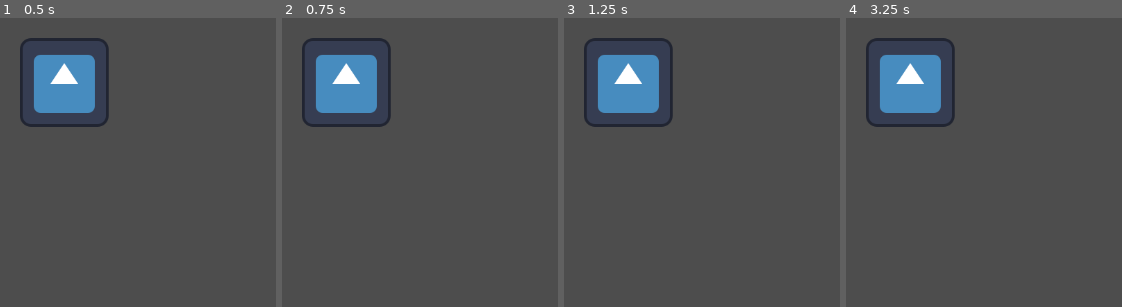
Above: before the commit, frames 1-4 (left to right).
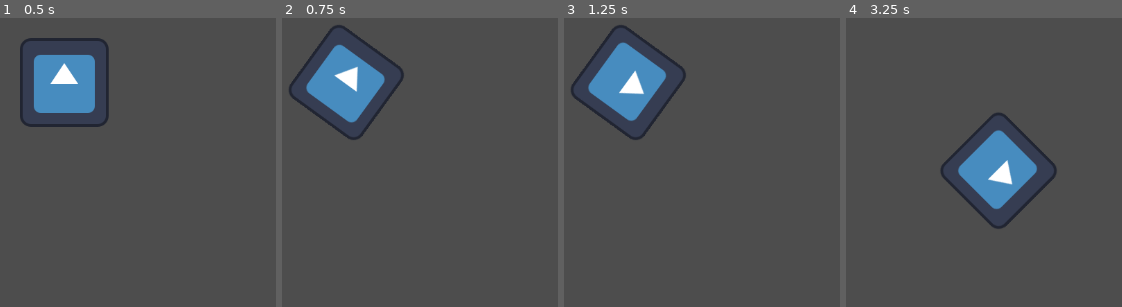
Above: after the commit, the same moments.

Repository: nocturne123/my_godots
Game: Godot game, scene res://sprite_2d.tscn
Two runs of this game, one before a commit and one after it. Both use one fixed random seed, a clock stepped at 60 frames per second and the inputs below. The project has no main scene, so this scene is started directly. The engine's default icon, where the game draws it, is replaced by a stand-in: a white triangle on a blue panel in a dark square.
Inputs:
- Up to frame 1 (0.5 s): no input
- Up to frame 2 (0.75 s): tap Enter at 0.5 s; hold Right (ui_right) from 0.53 s (still down)
- Up to frame 3 (1.25 s): keep holding Right (ui_right)
- Up to frame 4 (3.25 s): release Right (ui_right) at 1.28 s; hold Left (ui_left) 1.28-2.03 s; hold Right (ui_right) 2.03-2.78 s; hold Up (ui_up) from 2.78 s (still down)

Frame 1 is identical in both runs. In frame 2, 3.9% of the frame differs, in the area x 2-45%, y 2-43%; in frame 3, 4.2%; in frame 4, 11%, in the area x 7-77%, y 6-74%.
Error before the commit: Parse Error: Expected opening "(" after function name. (res://Sprite2D.gd:6)

Commit message:
print_fix
修复了_init后面没有括号的问题

Diff:
--- a/hello_world/Sprite2D.gd
+++ b/hello_world/Sprite2D.gd
@@ -3,7 +3,7 @@
 var speed = 400
 var angular_speed = PI
 
-func _init:
+func _init():
 	print("hello world")
 
 func _process(delta):
@@ -12,8 +12,8 @@
 		direction = -1
 	if Input.is_action_pressed("ui_right"):
 		direction = 1
-	rotation += angular_speed*delta*direction
+	rotation += angular_speed * delta * direction
 	var velocity = Vector2.ZERO
 	if Input.is_action_pressed("ui_up"):
-		velocity = Vector2.UP.rotated(rotation)*speed
-	position += velocity*delta
+		velocity = Vector2.UP.rotated(rotation) * speed
+	position += velocity * delta
